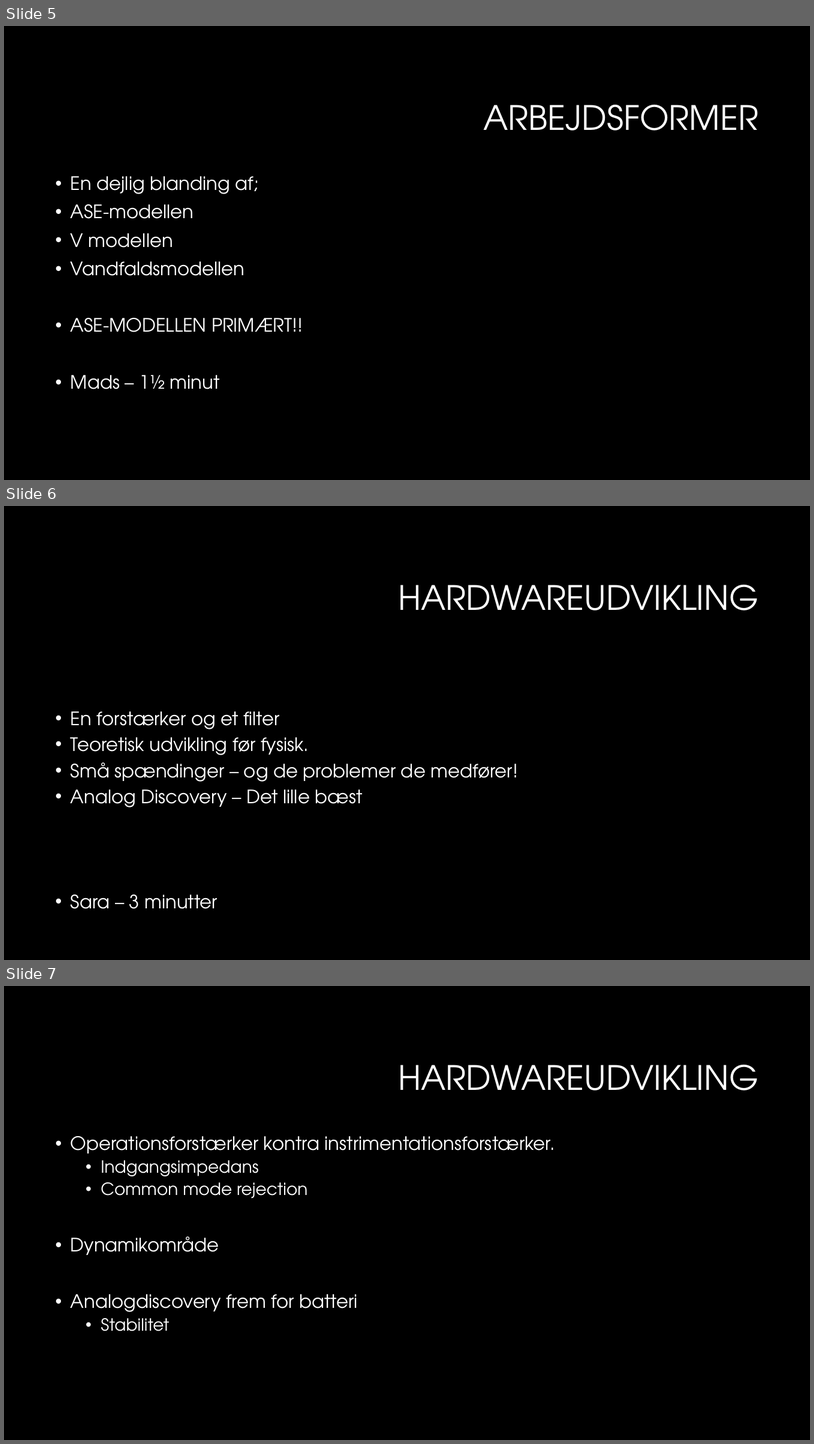
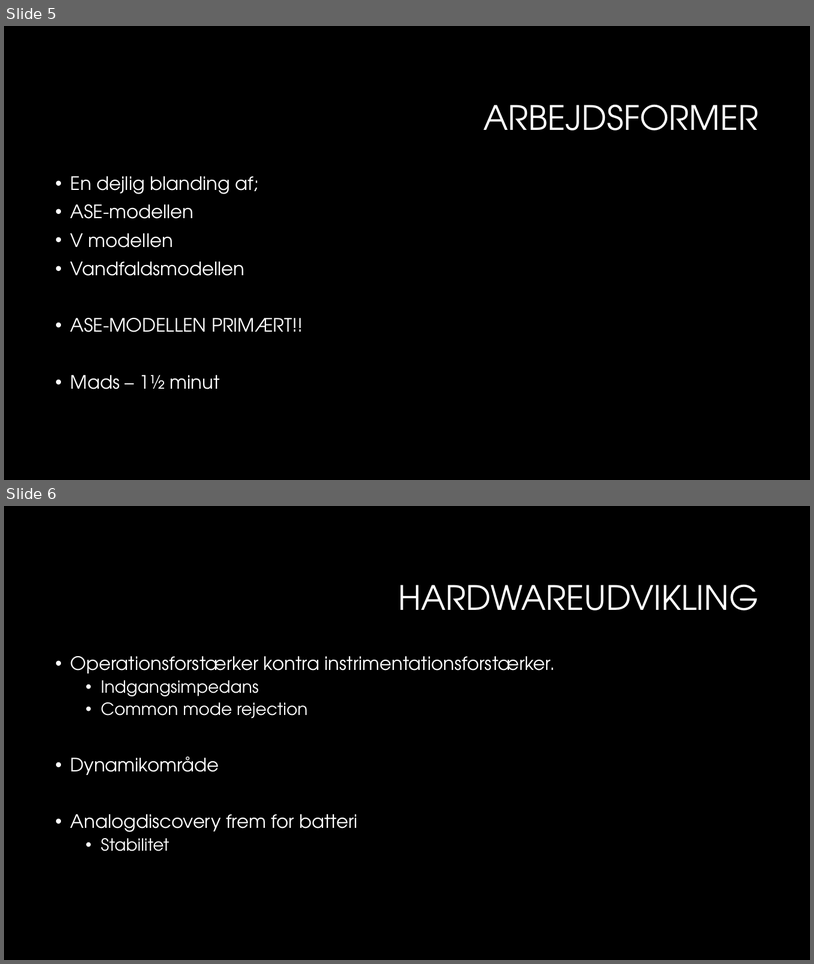
Before and after one commit to sarakirkeby/Semester-Projekt-3, a slide deck: Bifiler til projekt/Semesterprojekt 3.pptx. Shown one above the other, each under a label of ours: slides 5, 6 and 7 before the commit, slides 5 and 6 after it. The pictures are 814x1444 and 814x964 pixels, drawn with LibreOffice and Linux fonts; fonts in the diff are those of the drawing; background and template pictures are left out. Boxes give left, top, right and bottom in pixels: in the first picture for what was removed or moved away, otherwise in the second. Text is boxed around its words. In the diff, an @@ line names an element or a change of style, - is before the commit and + after.

```diff
--- a/Bifiler til projekt/Semesterprojekt 3.pptx
+++ b/Bifiler til projekt/Semesterprojekt 3.pptx
@@ slide 6 removed at [4, 506, 810, 960], background #000000 @@
@@ title removed at [398, 585, 759, 610] @@
-HARDWAREUDVIKLING
@@ text removed at [71, 711, 519, 909] @@
-• En forstærker og et filter
-• Teoretisk udvikling før fysisk.
-• Små spændinger – og de problemer de medfører!
-• Analog Discovery – Det lille bæst
-• Sara – 3 minutter
@@ what was slide 7 is now slide 6 @@
```
Also in this commit, not shown: 2 slides added.
